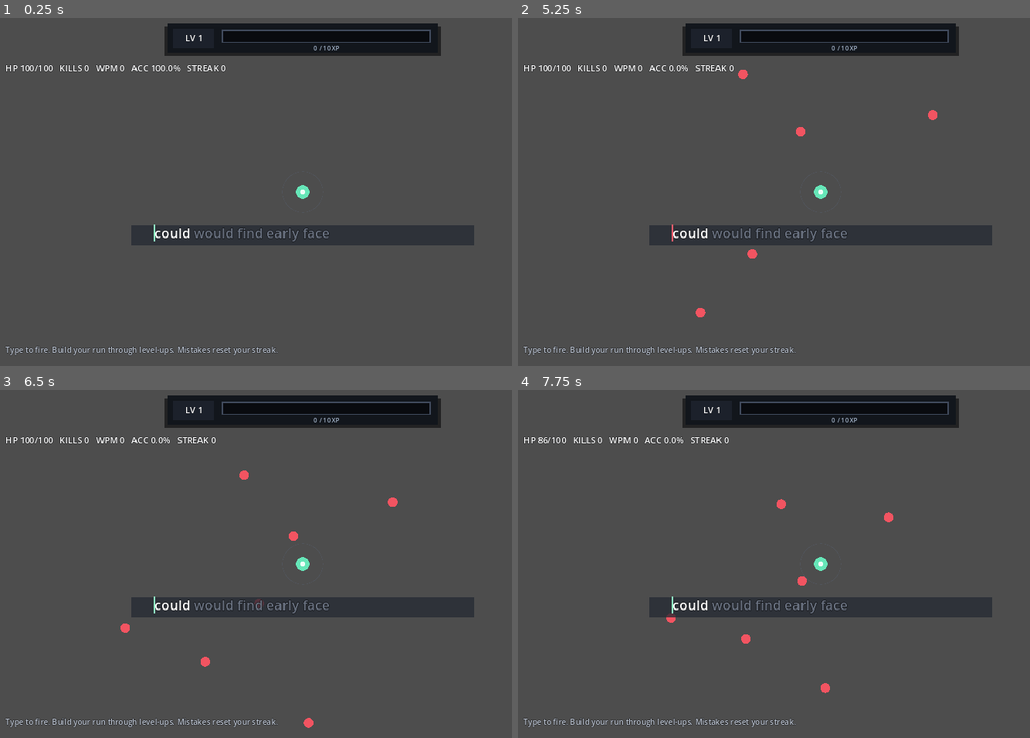
Above: before the commit, frames 1-4 (two rows, left to right).
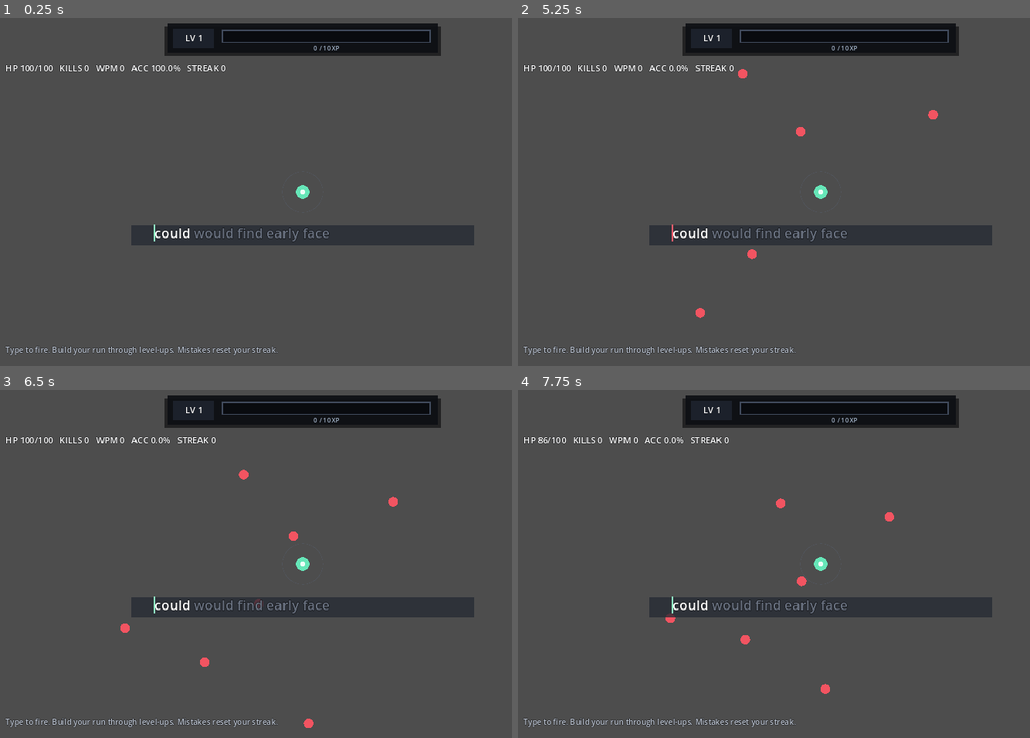
Above: after the commit, the same moments.

Repository: jlcuenca00/typing-roguelite
Game: Godot game, scene res://scenes/Main.tscn
The game is run twice, just before and just after one commit, with the same random seed, the same clock (stepped at 60 frames per second) and the same inputs.
Inputs:
- Up to frame 1 (0.25 s): no input
- Up to frame 2 (5.25 s): tap Enter at 0.5, 2.75 s; tap R every 0.75 s from 0.6 to 5.1 s; tap Space at 1.25 s
- Up to frame 3 (6.5 s): tap R at 5.85 s
- Up to frame 4 (7.75 s): tap R at 6.6, 7.35 s

The runs differ from the first frame. In frame 2, less than 0.1% of the frame differs, in the area x 34-83%, y 14-87%; in frame 3, less than 0.1%; in frame 4, less than 0.1%, in the area x 28-74%, y 31-88%.
Error after the commit: Invalid assignment of property or key 'color' with value of type 'Color' on a base object of type 'null instance'. (res://scripts/main.gd:812)

Commit message:
feat: gate upgrades to 13 wave breaks and simplify xp feedback

Diff:
--- a/game/scripts/main.gd
+++ b/game/scripts/main.gd
@@ -14,6 +14,9 @@
 const WORD_BUFFER := 6
 const VISIBLE_WORDS := 5
 const FIXED_WORD_X := 48.0
+
+const TOTAL_WAVES := 13
+const WAVE_DURATION := 35.0
 
 var rng := RandomNumberGenerator.new()
 var combat = CombatSystemScript.new()
@@ -52,6 +55,12 @@
 var max_hp := BASE_MAX_HP
 var hp := BASE_MAX_HP
 var run_over := false
+var run_complete := false
+
+var current_wave := 1
+var wave_time_remaining := WAVE_DURATION
+var wave_spawning := true
+var wave_intermission := false
 
 var correct_keys := 0
 var incorrect_keys := 0
@@ -84,10 +93,11 @@
 @onready var stats_label: Label = $HUD/Stats
 
 @onready var xp_panel: ColorRect = $HUD/XPPanel
-@onready var xp_bar_background: ColorRect = $HUD/XPPanel/BarFrame/XPBarBackground
-@onready var xp_bar_fill: ColorRect = $HUD/XPPanel/BarFrame/XPBarBackground/XPBarFill
+@onready var xp_bar_background: ColorRect = $HUD/XPPanel/XPBarBackground
+@onready var xp_bar_fill: ColorRect = $HUD/XPPanel/XPBarBackground/XPBarFill
 @onready var xp_count_label: Label = $HUD/XPPanel/XPCount
-@onready var level_label: Label = $HUD/XPPanel/LevelBadge/LevelLabel
+@onready var level_label: Label = $HUD/XPPanel/LevelLabel
+@onready var wave_label: Label = $HUD/WaveLabel
 
 @onready var upgrade_overlay: ColorRect = $HUD/UpgradeOverlay
 @onready var upgrade_title: Label = $HUD/UpgradeOverlay/Title
@@ -104,6 +114,7 @@
 ]
 
 @onready var death_overlay: ColorRect = $HUD/DeathOverlay
+@onready var run_end_title: Label = $HUD/DeathOverlay/GameOver
 @onready var death_summary: Label = $HUD/DeathOverlay/Summary
 
 
@@ -118,6 +129,7 @@
 
 	_update_typing_ui()
 	_update_xp_ui()
+	_update_wave_ui()
 	_update_stats()
 	queue_redraw()
 
@@ -141,11 +153,16 @@
 	player_recoil = maxf(player_recoil - delta, 0.0)
 	shake_time = maxf(shake_time - delta, 0.0)
 
-	spawn_timer -= delta
-	if spawn_timer <= 0.0:
-		_spawn_enemy()
-		spawn_timer = spawn_interval
-		spawn_interval = maxf(0.28, 0.95 - elapsed * 0.004)
+	if wave_spawning:
+		wave_time_remaining = maxf(wave_time_remaining - delta, 0.0)
+		spawn_timer -= delta
+
+		if spawn_timer <= 0.0:
+			_spawn_enemy()
+			spawn_timer = spawn_interval
+
+		if wave_time_remaining <= 0.0:
+			wave_spawning = false
 
 	_update_enemies(delta)
 	_update_bullets(delta)
@@ -153,6 +170,11 @@
 	_update_reaction_waves(delta)
 	_update_particles(delta)
 	_update_damage_numbers(delta)
+
+	if not wave_spawning and enemies.is_empty() and not _has_pending_xp_particles() and not wave_intermission:
+		_finish_wave()
+
+	_update_wave_ui()
 	_update_stats()
 	_update_canvas_shake()
 	queue_redraw()
@@ -162,7 +184,7 @@
 	if not event.pressed or event.echo:
 		return
 
-	if run_over:
+	if run_over or run_complete:
 		if event.keycode == KEY_R:
 			get_tree().reload_current_scene()
 		return
@@ -361,8 +383,9 @@
 	var center := get_viewport_rect().size * 0.5
 	var angle := rng.randf_range(0.0, TAU)
 	var position := center + Vector2.RIGHT.rotated(angle) * SPAWN_RADIUS
-	var speed := rng.randf_range(38.0, 62.0) + minf(elapsed * 0.20, 26.0)
-	var hp_value := 44.0 + minf(elapsed * 0.18, 32.0)
+	var wave_scale := float(current_wave - 1)
+	var speed := rng.randf_range(38.0, 62.0) + wave_scale * 2.2 + minf(elapsed * 0.06, 12.0)
+	var hp_value := 44.0 + wave_scale * 4.5 + minf(elapsed * 0.05, 14.0)
 
 	enemies.append({
 		"position": position,
@@ -758,9 +781,6 @@
 
 	_update_xp_ui()
 
-	if pending_level_ups > 0 and not level_up_open:
-		call_deferred("_open_level_up")
-
 
 func _xp_required_for_level(current_level: int) -> int:
 	# Development curve: much slower than the old every-5-kills cadence.
@@ -787,10 +807,11 @@
 
 func _update_xp_hud(delta: float) -> void:
 	xp_hud_pulse = maxf(xp_hud_pulse - delta, 0.0)
-	var pulse := clampf(xp_hud_pulse / 0.22, 0.0, 1.0)
-	xp_panel.color = Color(0.07, 0.085, 0.11, 0.98).lerp(
-		Color(0.16, 0.30, 0.25, 1.0),
-		pulse * 0.65
+	var pulse := clampf(xp_hud_pulse / 0.18, 0.0, 1.0)
+	xp_panel.color = Color(0.055, 0.064, 0.080, 0.94)
+	xp_bar_fill.color = Color(0.42, 0.95, 0.72, 1.0).lerp(
+		Color(0.82, 1.0, 0.91, 1.0),
+		pulse * 0.75
 	)
 
 
@@ -824,8 +845,11 @@
 	upgrade_candidate_index = -1
 	upgrade_typed = ""
 	upgrade_overlay.visible = true
-	upgrade_title.text = "LEVEL %d" % level
-	upgrade_subtitle.text = "Type one command word to choose"
+	upgrade_title.text = "WAVE %d COMPLETE" % current_wave
+	upgrade_subtitle.text = "%d upgrade%s banked — type one command word" % [
+		pending_level_ups + 1,
+		"" if pending_level_ups == 0 else "s"
+	]
 	_refresh_upgrade_cards()
 
 
@@ -1014,6 +1038,8 @@
 
 	if pending_level_ups > 0:
 		call_deferred("_open_level_up")
+	else:
+		_start_next_wave()
 
 
 func _apply_upgrade(upgrade: Dictionary) -> void:
@@ -1085,14 +1111,92 @@
 	_update_stats()
 
 
+func _has_pending_xp_particles() -> bool:
+	for particle in particles:
+		if String(particle.get("kind", "")) == "xp":
+			return true
+	return false
+
+
+func _finish_wave() -> void:
+	if wave_intermission or run_over or run_complete:
+		return
+
+	wave_intermission = true
+
+	if current_wave >= TOTAL_WAVES:
+		_complete_run()
+		return
+
+	if pending_level_ups > 0:
+		call_deferred("_open_level_up")
+	else:
+		_start_next_wave()
+
+
+func _start_next_wave() -> void:
+	if run_over or run_complete:
+		return
+
+	level_up_open = false
+	upgrade_overlay.visible = false
+	wave_intermission = false
+	current_wave += 1
+	wave_time_remaining = WAVE_DURATION
+	wave_spawning = true
+	spawn_timer = 0.35
+	spawn_interval = maxf(0.30, 0.95 - float(current_wave - 1) * 0.045)
+	_update_wave_ui()
+
+
+func _complete_run() -> void:
+	run_complete = true
+	wave_intermission = true
+	wave_spawning = false
+	run_end_title.text = "RUN COMPLETE"
+	death_overlay.visible = true
+	death_summary.text = "13 WAVES CLEARED   LEVEL %d   KILLS %d\nWORDS %d   BEST STREAK %d   WPM %d\n\nPress R to restart" % [
+		level,
+		kills,
+		words_completed,
+		best_streak,
+		_get_current_wpm()
+	]
+
+
+func _update_wave_ui() -> void:
+	if not is_instance_valid(wave_label):
+		return
+
+	if run_complete:
+		wave_label.text = "WAVE 13 / 13   COMPLETE"
+	elif wave_intermission:
+		wave_label.text = "WAVE %d / %d   CLEARED" % [current_wave, TOTAL_WAVES]
+	elif wave_spawning:
+		wave_label.text = "WAVE %d / %d   %02d" % [
+			current_wave,
+			TOTAL_WAVES,
+			int(ceil(wave_time_remaining))
+		]
+	else:
+		wave_label.text = "WAVE %d / %d   CLEAR THE REST" % [
+			current_wave,
+			TOTAL_WAVES
+		]
+
+
 func _end_run() -> void:
 	if run_over:
 		return
 
 	run_over = true
 	hp = 0.0
+	wave_spawning = false
+	run_end_title.text = "RUN OVER"
 	death_overlay.visible = true
-	death_summary.text = "LEVEL %d   KILLS %d   WORDS %d\nBEST STREAK %d   WPM %d\n\nPress R to restart" % [
+	death_summary.text = "WAVE %d / %d   LEVEL %d   KILLS %d\nWORDS %d   BEST STREAK %d   WPM %d\n\nPress R to restart" % [
+		current_wave,
+		TOTAL_WAVES,
 		level,
 		kills,
 		words_completed,
@@ -1138,33 +1242,32 @@
 	var target_x := bar_left + normalized_x * bar_width
 	var target_y := xp_bar_background.global_position.y + xp_bar_background.size.y * 0.5
 
-	var launch_angle := rng.randf_range(-2.75, -0.40)
-	particles.append({
-		"position": position,
-		"previous_position": position,
-		"velocity": Vector2.RIGHT.rotated(launch_angle) * rng.randf_range(80.0, 145.0),
-		"target": Vector2(target_x, target_y),
-		"homing_delay": 0.20,
-		"life": 2.20,
-		"max_life": 2.20,
-		"color": Color(0.42, 0.95, 0.72),
-		"size": 5.5,
-		"kind": "xp",
-		"amount": amount
-	})
-
-	# A small launch sparkle makes the collection source obvious without
-	# competing with the main shard.
-	for i in range(3):
-		var spark_angle := rng.randf_range(0.0, TAU)
+	# XP should read as a burst of small particles, not a collectible orb.
+	_spawn_impact_particles(
+		position,
+		Color(0.42, 0.95, 0.72),
+		10
+	)
+
+	for i in range(5):
+		var launch_angle := rng.randf_range(-2.7, -0.45)
 		particles.append({
-			"position": position,
-			"velocity": Vector2.RIGHT.rotated(spark_angle) * rng.randf_range(25.0, 65.0),
-			"life": 0.32,
-			"max_life": 0.32,
+			"position": position + Vector2(
+				rng.randf_range(-3.0, 3.0),
+				rng.randf_range(-3.0, 3.0)
+			),
+			"velocity": Vector2.RIGHT.rotated(launch_angle) * rng.randf_range(55.0, 105.0),
+			"target": Vector2(
+				target_x + rng.randf_range(-7.0, 7.0),
+				target_y + rng.randf_range(-2.0, 2.0)
+			),
+			"homing_delay": 0.08 + float(i) * 0.035,
+			"life": 1.8,
+			"max_life": 1.8,
 			"color": Color(0.42, 0.95, 0.72),
-			"size": 2.0,
-			"kind": "impact"
+			"size": rng.randf_range(2.2, 3.0),
+			"kind": "xp",
+			"amount": amount if i == 0 else 0
 		})
 
 
@@ -1174,7 +1277,6 @@
 		particle["life"] = float(particle["life"]) - delta
 
 		if particle["kind"] == "xp":
-			particle["previous_position"] = particle["position"]
 			var delay := float(
 				particle.get("homing_delay", 0.0)
 			) - delta
@@ -1184,20 +1286,28 @@
 				var pos: Vector2 = particle["position"]
 				var target: Vector2 = particle["target"]
 				var to_target := target - pos
-				var desired := to_target.normalized() * 570.0
-				var follow := 1.0 - exp(-4.2 * delta)
+				var desired := to_target.normalized() * 640.0
+				var follow := 1.0 - exp(-5.2 * delta)
 				particle["velocity"] = Vector2(
 					particle["velocity"]
 				).lerp(desired, follow)
 
-				if to_target.length() < 16.0:
-					_grant_xp(int(particle.get("amount", 1)))
-					xp_hud_pulse = 0.22
-					_spawn_impact_particles(
-						target,
-						Color(0.42, 0.95, 0.72),
-						7
-					)
+				if to_target.length() < 12.0:
+					var amount := int(particle.get("amount", 0))
+					if amount > 0:
+						_grant_xp(amount)
+						xp_hud_pulse = 0.18
+						_spawn_impact_particles(
+							target,
+							Color(0.42, 0.95, 0.72),
+							9
+						)
+					else:
+						_spawn_impact_particles(
+							target,
+							Color(0.42, 0.95, 0.72),
+							2
+						)
 					particles.remove_at(i)
 					continue
 		else:
@@ -1212,10 +1322,11 @@
 		) * delta
 
 		if float(particle["life"]) <= 0.0:
-			# XP should never be silently lost because its visual timer ran out.
 			if particle["kind"] == "xp":
-				_grant_xp(int(particle.get("amount", 1)))
-				xp_hud_pulse = 0.22
+				var amount := int(particle.get("amount", 0))
+				if amount > 0:
+					_grant_xp(amount)
+					xp_hud_pulse = 0.18
 			particles.remove_at(i)
 		else:
 			particles[i] = particle
@@ -1447,40 +1558,7 @@
 		# XP remains bright for most of its trip so the eye can track it from
 		# the kill location all the way to the top progression bar.
 		if particle["kind"] == "xp":
-			color.a = maxf(0.85, life_ratio)
-			var xp_pos := Vector2(particle["position"])
-			var previous := Vector2(
-				particle.get("previous_position", xp_pos)
-			)
-			var trail_color := color
-			trail_color.a = 0.32
-			var trail_direction := (xp_pos - previous).normalized()
-			if trail_direction.length_squared() > 0.0:
-				draw_line(
-					xp_pos - trail_direction * 24.0,
-					xp_pos,
-					trail_color,
-					4.0
-				)
-			var glow := color
-			glow.a = 0.20
-			draw_circle(
-				xp_pos,
-				float(particle["size"]) + 5.0,
-				glow
-			)
-			draw_circle(
-				xp_pos,
-				float(particle["size"]),
-				color
-			)
-			var core := Color(0.92, 1.0, 0.96, color.a)
-			draw_circle(
-				xp_pos,
-				2.0,
-				core
-			)
-			continue
+			color.a = maxf(0.72, life_ratio)
 		else:
 			color.a = life_ratio
 
